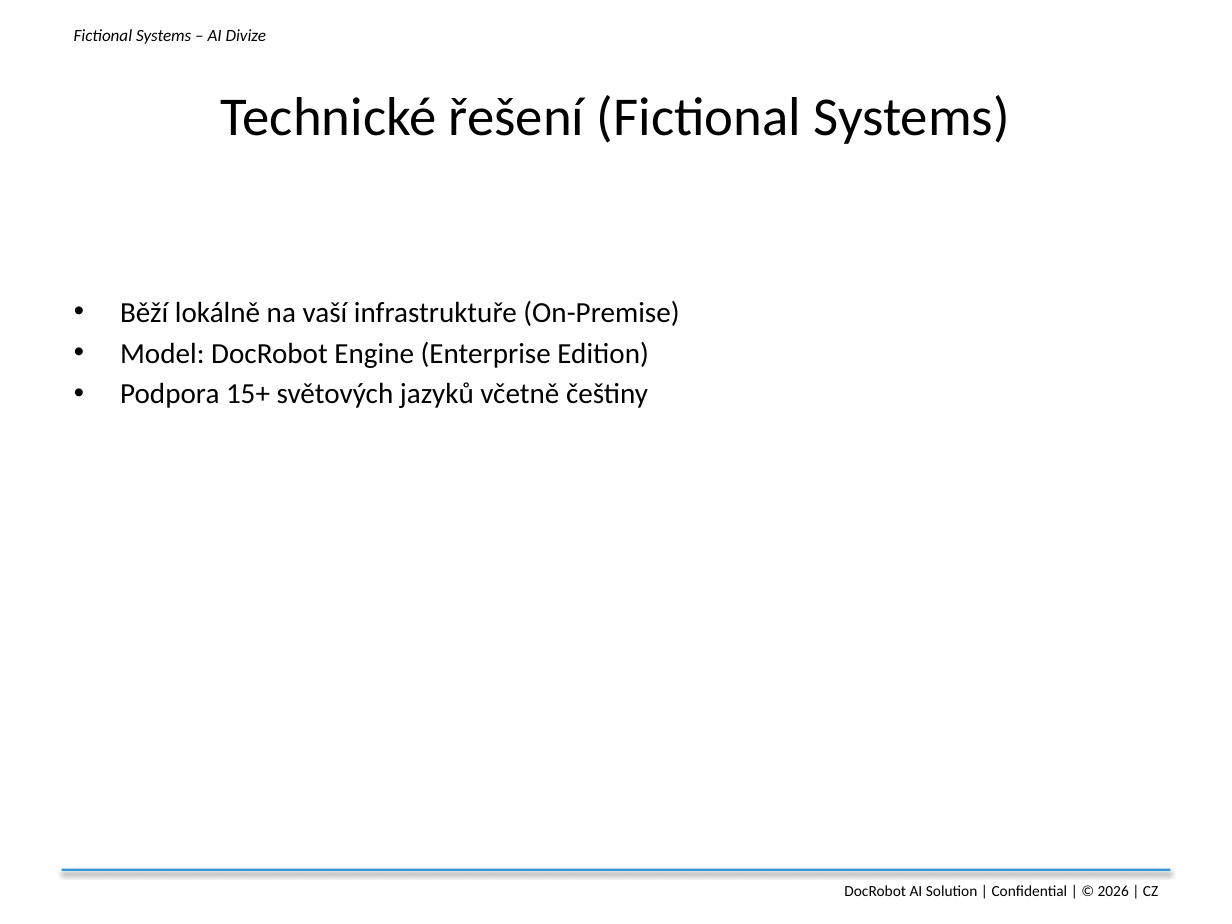
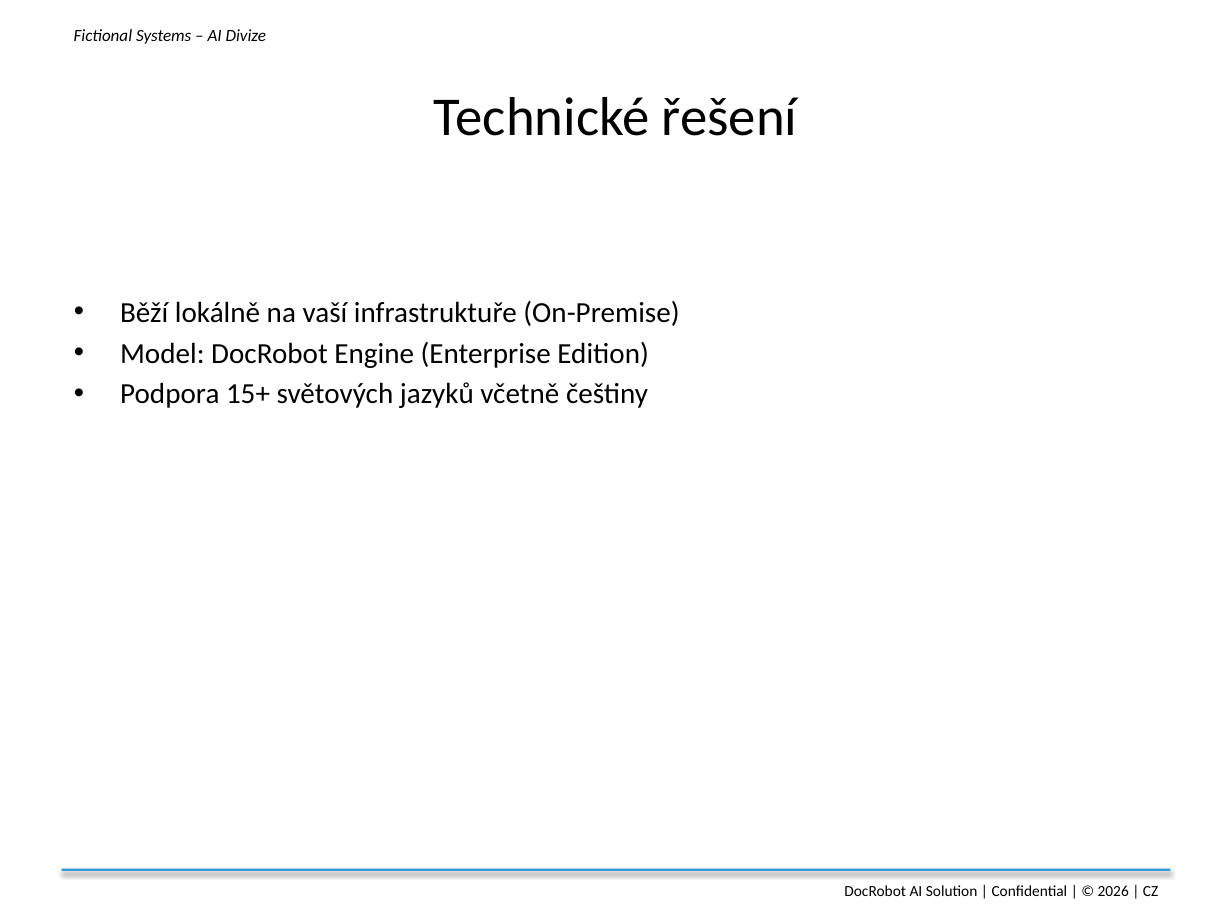
Before and after one commit to hrivnak/fictionalsystems, a slide deck: slide 6 of docs/DocRobot_Prezentace_CS.pptx. Drawn at 1232x924 pixels with LibreOffice and Linux fonts; fonts in the diff are those of the drawing. Boxes give left, top, right and bottom in pixels: in the first picture for what was removed or moved away, otherwise in the second. Text is boxed around its words. In the diff, an @@ line names an element or a change of style, - is before the commit and + after.

Commit message:
FictionalSystems v01.03-r Only docs slightly changed

```diff
--- a/docs/DocRobot_Prezentace_CS.pptx
+++ b/docs/DocRobot_Prezentace_CS.pptx
@@ title at (434, 97, 798, 136): text changed @@
-Technické řešení (Fictional Systems)
+Technické řešení
```
Also in this commit, not shown: 4 other files.
